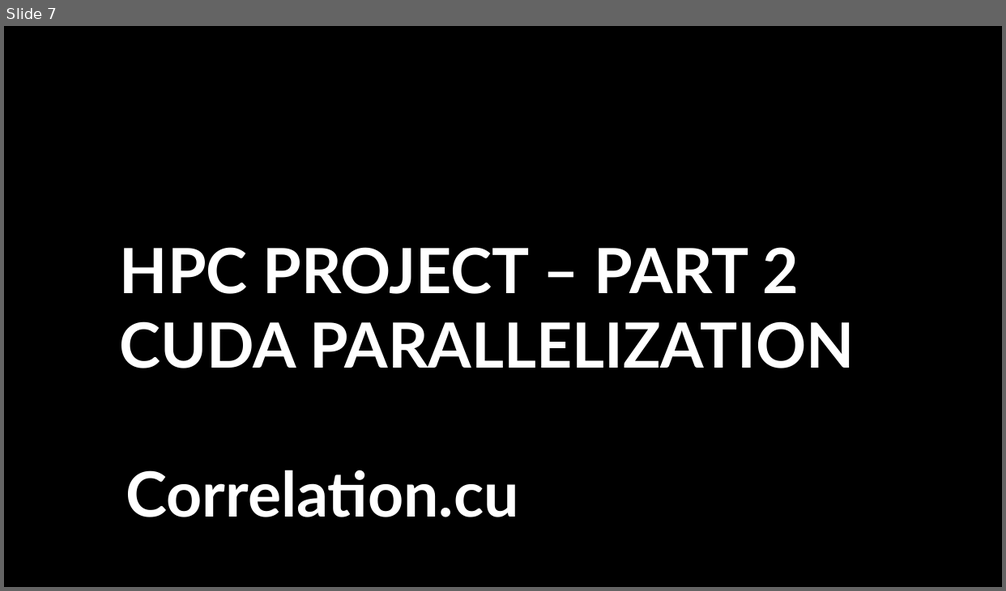
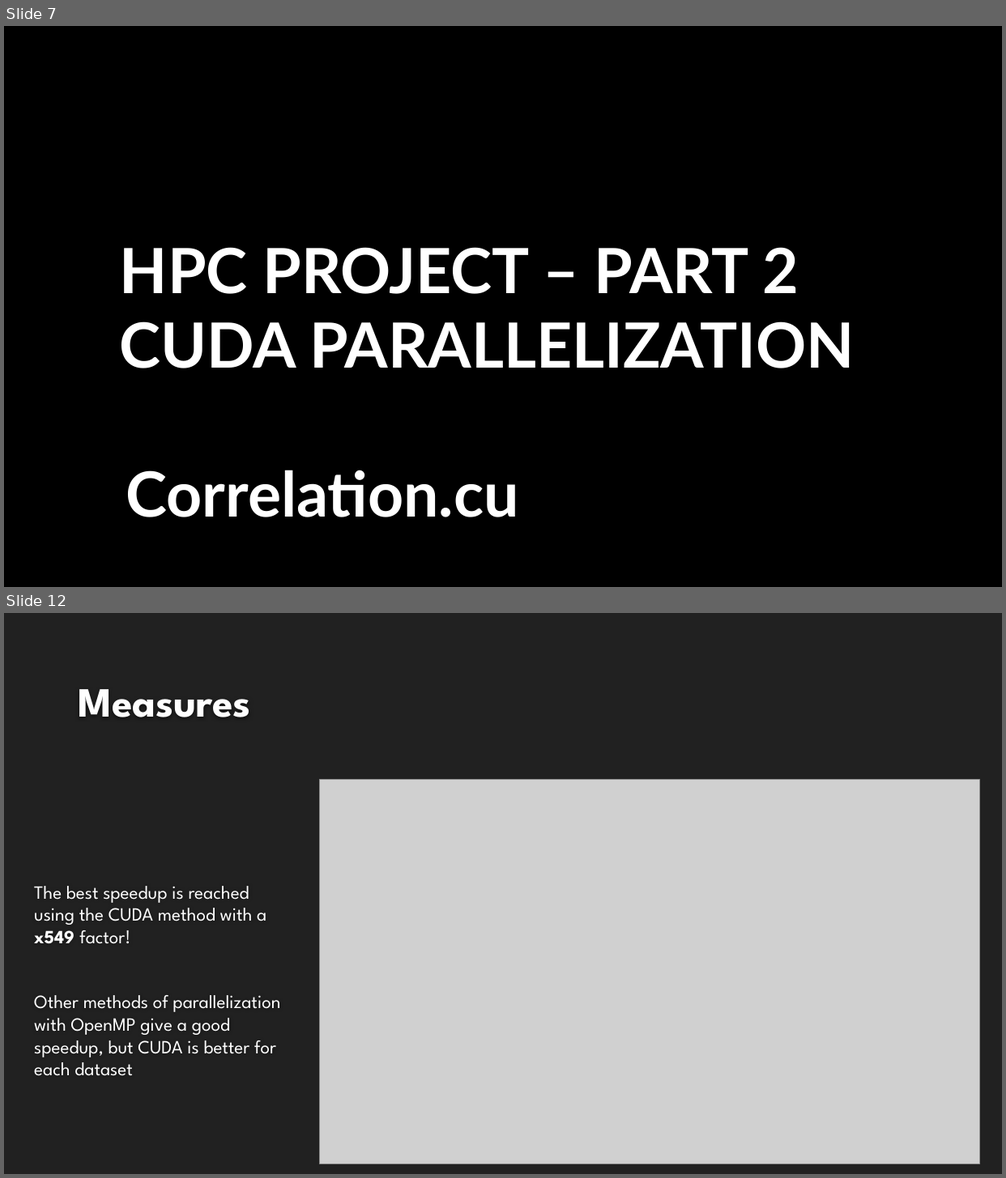
Before and after one commit to magicoderx/hpc-project, a slide deck: Progetto_HPC.pptx. Shown one above the other, each under a label of ours: slide 7 before the commit, slides 7 and 12 after it; the slides between them are not shown. The pictures are 1006x591 and 1006x1178 pixels, drawn with LibreOffice and Linux fonts; fonts in the diff are those of the drawing; grey boxes stand for pictures; background and template pictures are left out. Boxes give left, top, right and bottom in pixels: in the first picture for what was removed or moved away, otherwise in the second. Text is boxed around its words. In the diff, an @@ line names an element or a change of style, - is before the commit and + after.

```diff
--- a/Progetto_HPC.pptx
+++ b/Progetto_HPC.pptx
@@ slide 12 added at box(4, 613, 1002, 1174), background #212121 @@
@@ title added at box(78, 689, 251, 717), 40 pt, text #FEFEFE, bold @@
+Measures
@@ picture added at box(320, 779, 979, 1164) @@
@@ text added at box(34, 886, 280, 1076), 18 pt, text #FFFFFF @@
+The best speedup is reached using the CUDA method with a x549 factor!
+Other methods of parallelization with OpenMP give a good speedup, but CUDA is better for each dataset
```
Also in this commit, not shown: 6 other slides added, 2 other files.
